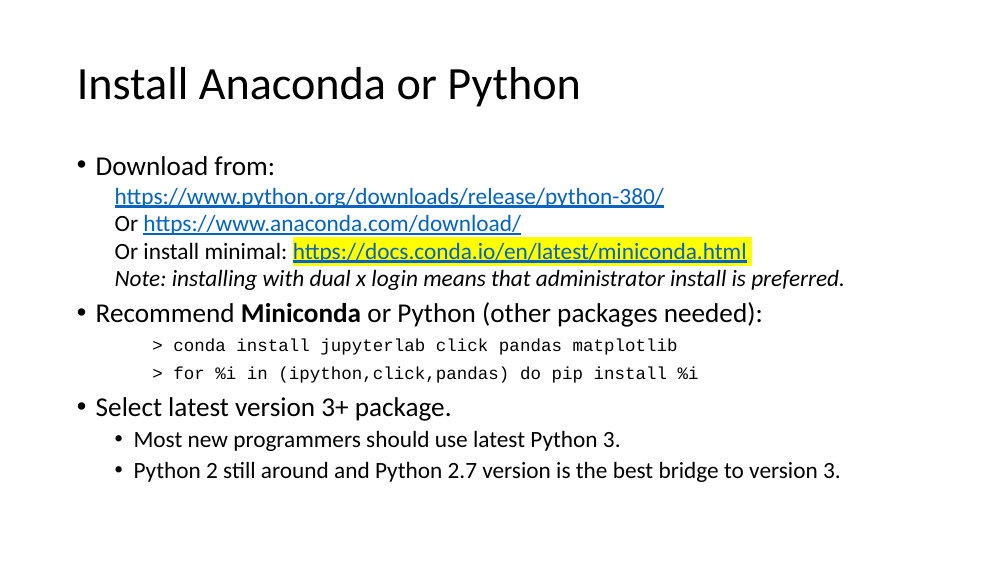
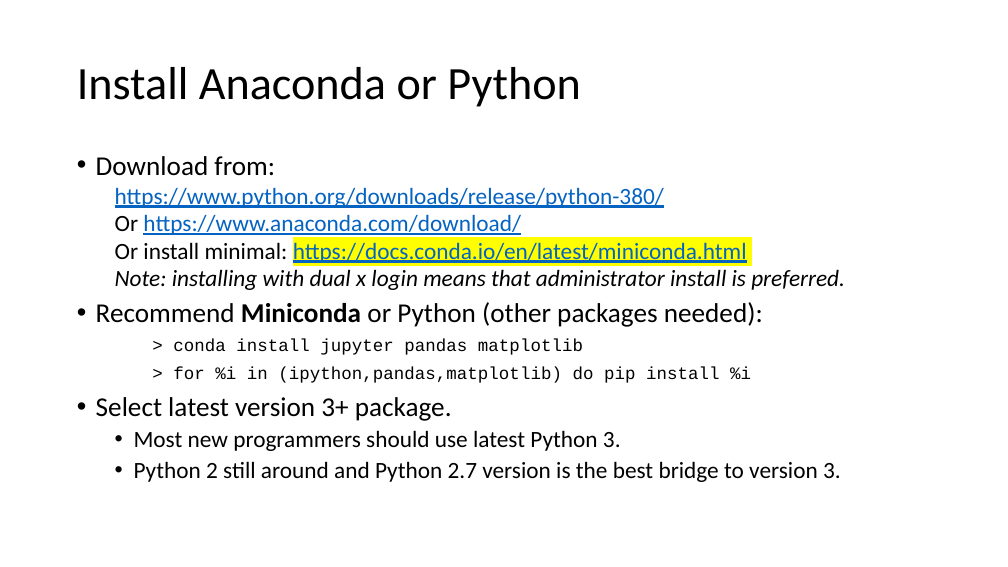
Before and after one commit to mrkbutty/PythonTutButty01, a slide deck: slide 12 of PyTut1_Intro.pptx (slide 9 before the commit). Drawn at 1008x567 pixels with LibreOffice and Linux fonts; fonts in the diff are those of the drawing. Boxes give left, top, right and bottom in pixels: in the first picture for what was removed or moved away, otherwise in the second. Text is boxed around its words. In the diff, an @@ line names an element or a change of style, - is before the commit and + after.

```diff
--- a/PyTut1_Intro.pptx
+++ b/PyTut1_Intro.pptx
@@ text at [173,339,751,383]: text changed @@
-> conda install jupyterlab click pandas matplotlib
-> for %i in (ipython,click,pandas) do pip install %i
+> conda install jupyter pandas matplotlib
+> for %i in (ipython,pandas,matplotlib) do pip install %i
```
Also in this commit, not shown: 16 other slides changed, 10 slides added, 6 slides removed, 33 other files.
